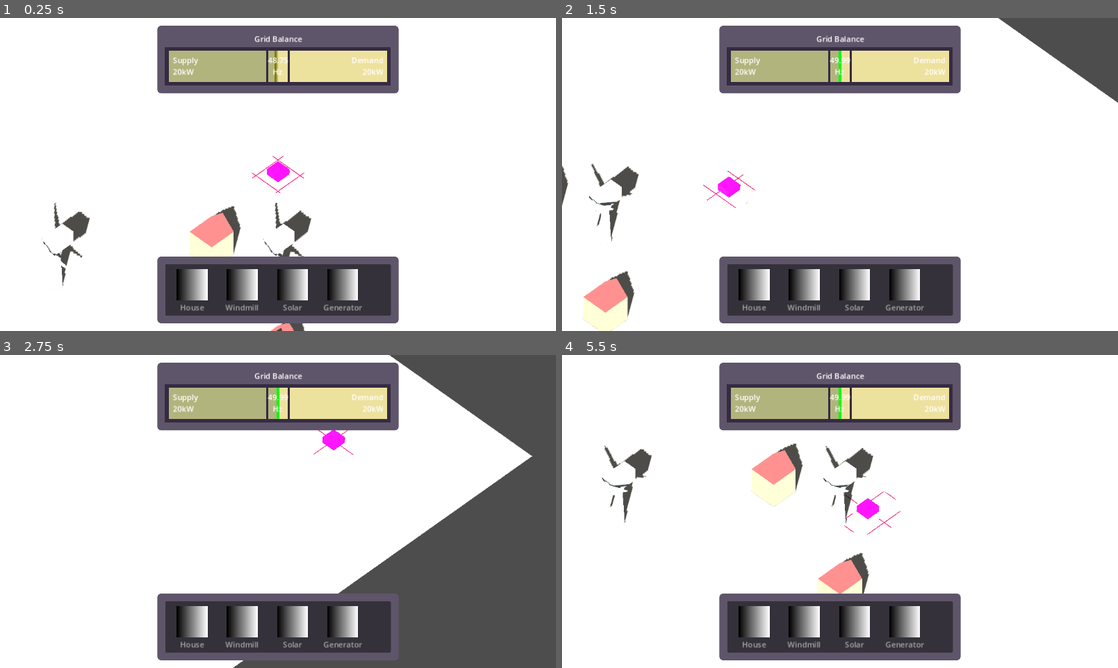
Above: before the commit, frames 1-4 (two rows, left to right).
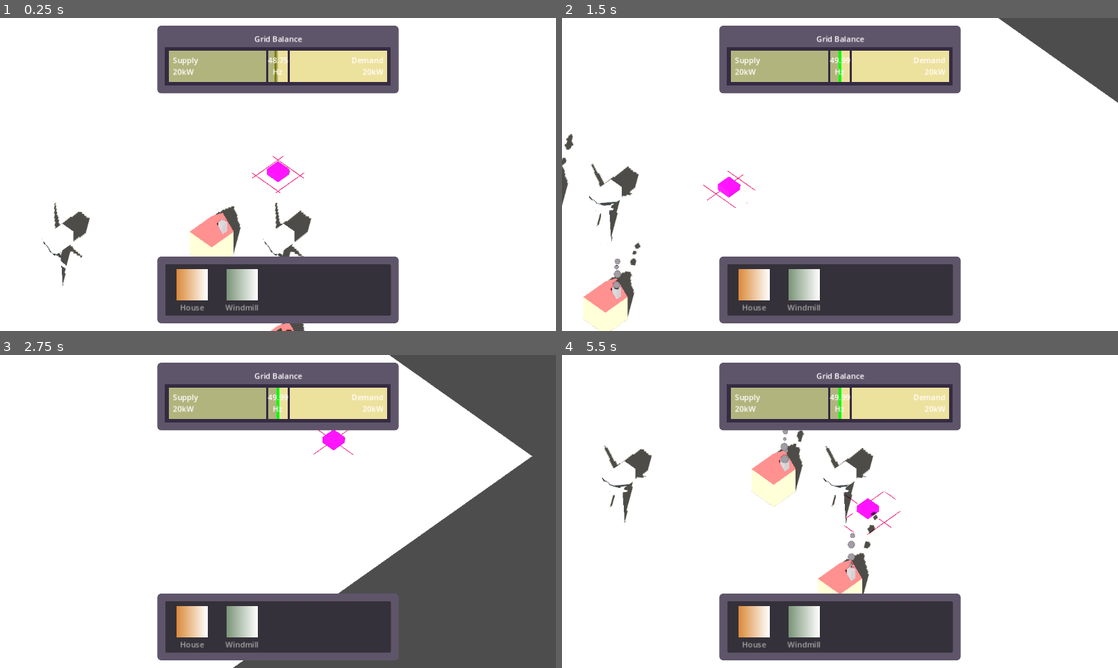
Above: after the commit, the same moments.

Repository: Vandebron/vandebron_game
Game: Godot game, scene res://world/main.tscn
Two runs of this game, one before a commit and one after it. Both use one fixed random seed, a clock stepped at 60 frames per second and the inputs below.
Inputs (mouse positions are in pixels of both pictures, inside the frame that each line leads up to):
- Up to frame 1 (0.25 s): no input
- Up to frame 2 (1.5 s): move the mouse to (962, 158) at 0.52 s; hold D (move_right) 0.53-1.28 s; move the mouse to (728, 190) at 1.27 s; hold S (move_down) from 1.28 s (still down)
- Up to frame 3 (2.75 s): move the mouse to (333, 442) at 2.02 s; release S (move_down) at 2.03 s; hold D (move_right) from 2.03 s (still down)
- Up to frame 4 (5.5 s): move the mouse to (812, 574) at 2.77 s; release D (move_right) at 2.78 s; hold W (move_up) 2.78-3.53 s; move the mouse to (1006, 558) at 3.52 s; hold A (move_left) 3.53-5.03 s; move the mouse to (673, 464) at 4.27 s; move the mouse to (867, 511) at 5.02 s; hold S (move_down) from 5.03 s (still down)

The runs differ from the first frame. In frame 1, 2.1% of the frame differs, in the area x 31-66%, y 62-100%; in frame 2, 2.3%; in frame 3, 2.0%; in frame 4, 2.4%, in the area x 31-66%, y 24-94%.

Commit message:
Add scaffolding for building things

Diff:
--- /dev/null
+++ b/library/building/building_def.gd
@@ -0,0 +1,8 @@
+extends Resource
+class_name BuildingDef
+
+@export var cost: int
+@export var alias: String
+@export var display_name: String
+@export var image: Texture2D
+@export var model: PackedScene
--- a/library/egrid/egrid.gd
+++ b/library/egrid/egrid.gd
@@ -43,7 +43,7 @@
 
 func get_producers() -> Array[EAsset]:
 	# TODO: Refactor after this is fixed: https://github.com/godotengine/godot/issues/72566
-	var result: Array[EAsset]
+	var result: Array[EAsset] = []
 	result.assign(producer_container.get_children()
 		.map(func(node: Node) -> EAsset: return node as EAsset))
 	return result
@@ -51,7 +51,7 @@
 
 func get_consumers() -> Array[Consumer]:
 	# TODO: Refactor after this is fixed: https://github.com/godotengine/godot/issues/72566
-	var result: Array[Consumer]
+	var result: Array[Consumer] = []
 	result.assign(consumer_container.get_children()
 		.map(func(node: Node) -> Consumer: return node as Consumer))
 	return result
--- /dev/null
+++ b/library/events.gd
@@ -0,0 +1,3 @@
+extends Node
+
+signal build_initiated(building: BuildingDef)
--- /dev/null
+++ b/library/ui/build_menu.gd
@@ -0,0 +1,19 @@
+extends ItemList
+
+@export var buildings: Array[BuildingDef] = []:
+	set(value):
+		buildings = value
+
+		clear()
+		for building in buildings:
+			var index: int = add_item(building.display_name, building.image)
+			set_item_metadata(index, building)
+
+
+func _ready() -> void:
+	item_clicked.connect(self._on_item_clicked)
+
+
+func _on_item_clicked(index: int, _pos: Vector2, _mouse_btn: int) -> void:
+	var building: BuildingDef = get_item_metadata(index)
+	Events.build_initiated.emit(building)
--- /dev/null
+++ b/object/builder/builder.gd
@@ -0,0 +1,22 @@
+extends Node3D
+class_name Builder
+
+@export var building: BuildingDef:
+	set(value):
+		building = value
+		placement_model = building.model.instantiate()
+		add_child(placement_model)
+
+var placement_model: Node3D
+
+var _physics_space_state: PhysicsDirectSpaceState3D
+
+
+func _ready() -> void:
+	_physics_space_state = get_world_3d().direct_space_state
+
+
+func _physics_process(_delta: float) -> void:
+	var mouse_pos: Vector3 = InputUtil.get_mouse_world_position(_physics_space_state)
+	mouse_pos = snapped(mouse_pos, Vector3(1.0, 1.0, 1.0))
+	placement_model.global_position = mouse_pos
--- /dev/null
+++ b/object/builder/builder.tscn
@@ -0,0 +1,6 @@
+[gd_scene load_steps=2 format=3 uid="uid://gntuanmwrbxf"]
+
+[ext_resource type="Script" path="res://object/builder/builder.gd" id="1_lh082"]
+
+[node name="Builder" type="Node3D"]
+script = ExtResource("1_lh082")
--- a/object/consumer/consumer.tscn
+++ b/object/consumer/consumer.tscn
@@ -1,33 +1,9 @@
-[gd_scene load_steps=6 format=3 uid="uid://vjdf3kwb88ov"]
+[gd_scene load_steps=3 format=3 uid="uid://vjdf3kwb88ov"]
 
 [ext_resource type="Script" path="res://object/consumer/consumer.gd" id="1_fkbgk"]
-
-[sub_resource type="BoxMesh" id="BoxMesh_psdtc"]
-
-[sub_resource type="StandardMaterial3D" id="StandardMaterial3D_6yiwg"]
-diffuse_mode = 3
-specular_mode = 1
-albedo_color = Color(1, 0.854902, 0.690196, 1)
-roughness = 0.0
-
-[sub_resource type="PrismMesh" id="PrismMesh_sb8vf"]
-size = Vector3(1, 0.5, 1)
-
-[sub_resource type="StandardMaterial3D" id="StandardMaterial3D_3nfc7"]
-diffuse_mode = 3
-specular_mode = 1
-albedo_color = Color(1, 0.470588, 0.470588, 1)
-roughness = 0.0
+[ext_resource type="PackedScene" uid="uid://5yby1xliao2j" path="res://object/consumer/house_model.tscn" id="2_em8mf"]
 
 [node name="Consumer" type="Node3D"]
 script = ExtResource("1_fkbgk")
 
-[node name="MeshInstance3D" type="MeshInstance3D" parent="."]
-transform = Transform3D(1, 0, 0, 0, 1, 0, 0, 0, 1, 2.08165e-12, 0.5, 2.08165e-12)
-mesh = SubResource("BoxMesh_psdtc")
-surface_material_override/0 = SubResource("StandardMaterial3D_6yiwg")
-
-[node name="MeshInstance3D" type="MeshInstance3D" parent="MeshInstance3D"]
-transform = Transform3D(1, 0, 0, 0, 1, 0, 0, 0, 1, 2.08165e-12, 0.75, 2.08165e-12)
-mesh = SubResource("PrismMesh_sb8vf")
-surface_material_override/0 = SubResource("StandardMaterial3D_3nfc7")
+[node name="House" parent="." instance=ExtResource("2_em8mf")]
--- /dev/null
+++ b/object/consumer/consumer_building_def.tres
@@ -0,0 +1,19 @@
+[gd_resource type="Resource" script_class="BuildingDef" load_steps=5 format=3 uid="uid://diejrlo4iciyb"]
+
+[ext_resource type="Script" path="res://library/building/building_def.gd" id="1_6vwfd"]
+[ext_resource type="PackedScene" uid="uid://5yby1xliao2j" path="res://object/consumer/house_model.tscn" id="1_mjwmw"]
+
+[sub_resource type="Gradient" id="Gradient_2gdk5"]
+offsets = PackedFloat32Array(0.00649351, 1)
+colors = PackedColorArray(0.859655, 0.548506, 0.235533, 1, 1, 1, 1, 1)
+
+[sub_resource type="GradientTexture2D" id="GradientTexture2D_1l38a"]
+gradient = SubResource("Gradient_2gdk5")
+
+[resource]
+script = ExtResource("1_6vwfd")
+cost = 2
+alias = "house"
+display_name = "House"
+image = SubResource("GradientTexture2D_1l38a")
+model = ExtResource("1_mjwmw")
--- /dev/null
+++ b/object/consumer/house_model.tscn
@@ -0,0 +1,80 @@
+[gd_scene load_steps=13 format=3 uid="uid://5yby1xliao2j"]
+
+[ext_resource type="Script" path="res://library/model/model.gd" id="1_jtxf5"]
+
+[sub_resource type="BoxMesh" id="BoxMesh_psdtc"]
+
+[sub_resource type="StandardMaterial3D" id="StandardMaterial3D_6yiwg"]
+diffuse_mode = 3
+specular_mode = 1
+albedo_color = Color(1, 0.854902, 0.690196, 1)
+roughness = 0.0
+
+[sub_resource type="PrismMesh" id="PrismMesh_sb8vf"]
+size = Vector3(1, 0.5, 1)
+
+[sub_resource type="StandardMaterial3D" id="StandardMaterial3D_3nfc7"]
+diffuse_mode = 3
+specular_mode = 1
+albedo_color = Color(1, 0.470588, 0.470588, 1)
+roughness = 0.0
+
+[sub_resource type="BoxMesh" id="BoxMesh_5ebfq"]
+size = Vector3(0.2, 1, 0.2)
+
+[sub_resource type="StandardMaterial3D" id="StandardMaterial3D_ojcif"]
+diffuse_mode = 3
+specular_mode = 1
+albedo_color = Color(0.721569, 0.709804, 0.72549, 1)
+
+[sub_resource type="Curve" id="Curve_0yacr"]
+_data = [Vector2(0, 0), 0.0, 0.0, 0, 0, Vector2(0.5, 1), 0.0, 0.0, 0, 0, Vector2(1, 0), 0.0, 0.0, 0, 0]
+point_count = 3
+
+[sub_resource type="CurveTexture" id="CurveTexture_3fvf2"]
+curve = SubResource("Curve_0yacr")
+
+[sub_resource type="ParticleProcessMaterial" id="ParticleProcessMaterial_n0xyu"]
+spread = 90.0
+initial_velocity_min = 0.2
+initial_velocity_max = 0.8
+gravity = Vector3(2.08165e-12, 9, 2.08165e-12)
+damping_min = 8.0
+damping_max = 9.0
+scale_min = 0.2
+scale_max = 0.3
+scale_curve = SubResource("CurveTexture_3fvf2")
+
+[sub_resource type="StandardMaterial3D" id="StandardMaterial3D_kfoa7"]
+diffuse_mode = 3
+specular_mode = 1
+albedo_color = Color(0.52549, 0.505882, 0.533333, 1)
+
+[sub_resource type="SphereMesh" id="SphereMesh_rhgfd"]
+material = SubResource("StandardMaterial3D_kfoa7")
+radial_segments = 8
+rings = 4
+
+[node name="HouseModel" type="Node3D"]
+script = ExtResource("1_jtxf5")
+
+[node name="House" type="MeshInstance3D" parent="."]
+transform = Transform3D(1, 0, 0, 0, 1, 0, 0, 0, 1, 2.08165e-12, 0.5, 2.08165e-12)
+mesh = SubResource("BoxMesh_psdtc")
+surface_material_override/0 = SubResource("StandardMaterial3D_6yiwg")
+
+[node name="Roof" type="MeshInstance3D" parent="House"]
+transform = Transform3D(1, 0, 0, 0, 1, 0, 0, 0, 1, 2.08165e-12, 0.75, 2.08165e-12)
+mesh = SubResource("PrismMesh_sb8vf")
+surface_material_override/0 = SubResource("StandardMaterial3D_3nfc7")
+
+[node name="Chimney" type="MeshInstance3D" parent="House"]
+transform = Transform3D(1, 0, 0, 0, 1, 0, 0, 0, 1, 0.3, 0.5, -0.2)
+mesh = SubResource("BoxMesh_5ebfq")
+surface_material_override/0 = SubResource("StandardMaterial3D_ojcif")
+
+[node name="SmokeParticles" type="GPUParticles3D" parent="House/Chimney"]
+transform = Transform3D(1, 0, 0, 0, 1, 0, 0, 0, 1, 2.08165e-12, 0.5, 2.08165e-12)
+lifetime = 2.0
+process_material = SubResource("ParticleProcessMaterial_n0xyu")
+draw_pass_1 = SubResource("SphereMesh_rhgfd")
--- a/object/easset/easset.gd
+++ b/object/easset/easset.gd
@@ -14,5 +14,5 @@
 	model.get_animation_player().play("spin")
 
 
-func _physics_process(delta: float) -> void:
+func _physics_process(_delta: float) -> void:
 	current_power = nominal_power
--- /dev/null
+++ b/object/windmill/windmill_building_def.tres
@@ -0,0 +1,18 @@
+[gd_resource type="Resource" script_class="BuildingDef" load_steps=5 format=3 uid="uid://b0r1cr25214g"]
+
+[ext_resource type="PackedScene" uid="uid://bxgfnp120gfmk" path="res://object/windmill/windmill_model.tscn" id="1_2sd7r"]
+[ext_resource type="Script" path="res://library/building/building_def.gd" id="1_747nt"]
+
+[sub_resource type="Gradient" id="Gradient_xdggp"]
+colors = PackedColorArray(0.489317, 0.587299, 0.480487, 1, 1, 1, 1, 1)
+
+[sub_resource type="GradientTexture2D" id="GradientTexture2D_hih47"]
+gradient = SubResource("Gradient_xdggp")
+
+[resource]
+script = ExtResource("1_747nt")
+cost = 10
+alias = "windmill"
+display_name = "Windmill"
+image = SubResource("GradientTexture2D_hih47")
+model = ExtResource("1_2sd7r")
--- a/object/windmill/windmill_model.tscn
+++ b/object/windmill/windmill_model.tscn
@@ -20,6 +20,21 @@
 [sub_resource type="PrismMesh" id="PrismMesh_ikeg0"]
 size = Vector3(0.2, 1, 0.1)
 
+[sub_resource type="Animation" id="Animation_lmytx"]
+length = 0.001
+tracks/0/type = "value"
+tracks/0/imported = false
+tracks/0/enabled = true
+tracks/0/path = NodePath("ControlRoom/Blades:rotation")
+tracks/0/interp = 1
+tracks/0/loop_wrap = true
+tracks/0/keys = {
+"times": PackedFloat32Array(0),
+"transitions": PackedFloat32Array(1),
+"update": 0,
+"values": [Vector3(0, 0, 0)]
+}
+
 [sub_resource type="Animation" id="Animation_n6f24"]
 resource_name = "spin"
 length = 3.0
@@ -37,62 +52,50 @@
 "values": [Vector3(3.48787e-16, 3.48787e-16, 3.48787e-16), Vector3(3.48787e-16, 3.48787e-16, 6.28319)]
 }
 
-[sub_resource type="Animation" id="Animation_lmytx"]
-length = 0.001
-tracks/0/type = "value"
-tracks/0/imported = false
-tracks/0/enabled = true
-tracks/0/path = NodePath("ControlRoom/Blades:rotation")
-tracks/0/interp = 1
-tracks/0/loop_wrap = true
-tracks/0/keys = {
-"times": PackedFloat32Array(0),
-"transitions": PackedFloat32Array(1),
-"update": 0,
-"values": [Vector3(0, 0, 0)]
-}
-
 [sub_resource type="AnimationLibrary" id="AnimationLibrary_xlcd3"]
 _data = {
 "RESET": SubResource("Animation_lmytx"),
 "spin": SubResource("Animation_n6f24")
 }
 
-[node name="Windmill" type="MeshInstance3D"]
+[node name="WindmillModel" type="Node3D"]
+script = ExtResource("1_lpmrv")
+
+[node name="Windmill" type="MeshInstance3D" parent="."]
 transform = Transform3D(1, 0, 0, 0, 1, 0, 0, 0, 1, 2.08165e-12, 1, 2.08165e-12)
 mesh = SubResource("CylinderMesh_1sxy1")
 surface_material_override/0 = ExtResource("1_toorh")
-script = ExtResource("1_lpmrv")
 
-[node name="ControlRoom" type="MeshInstance3D" parent="."]
+[node name="ControlRoom" type="MeshInstance3D" parent="Windmill"]
 transform = Transform3D(1, 0, 0, 0, 1, 0, 0, 0, 1, 2.08165e-12, 1, 2.08165e-12)
 mesh = SubResource("BoxMesh_vhqev")
 surface_material_override/0 = ExtResource("1_toorh")
 
-[node name="Blades" type="Node3D" parent="ControlRoom"]
+[node name="Blades" type="Node3D" parent="Windmill/ControlRoom"]
 transform = Transform3D(1, 0, 0, 0, 1, 0, 0, 0, 1, 2.08165e-12, 0, 0.6)
 
-[node name="Knob" type="MeshInstance3D" parent="ControlRoom/Blades"]
+[node name="Knob" type="MeshInstance3D" parent="Windmill/ControlRoom/Blades"]
 transform = Transform3D(1, -1.21652e-31, 0, -1.21652e-31, 1, 0, 0, 0, 1, 0, 0, 0)
 mesh = SubResource("SphereMesh_md14m")
 surface_material_override/0 = ExtResource("1_toorh")
 
-[node name="Blade1" type="MeshInstance3D" parent="ControlRoom/Blades"]
+[node name="Blade1" type="MeshInstance3D" parent="Windmill/ControlRoom/Blades"]
 transform = Transform3D(1, 0, 0, 0, 1, 0, 0, 0, 1, 2.08165e-12, 0.6, 2.08165e-12)
 mesh = SubResource("PrismMesh_ikeg0")
 surface_material_override/0 = ExtResource("1_toorh")
 
-[node name="Blade2" type="MeshInstance3D" parent="ControlRoom/Blades"]
+[node name="Blade2" type="MeshInstance3D" parent="Windmill/ControlRoom/Blades"]
 transform = Transform3D(-0.5, -0.866025, 3.48787e-16, 0.866025, -0.5, -3.48787e-16, 4.76452e-16, 1.27665e-16, 1, -0.5, -0.3, 2.08165e-12)
 mesh = SubResource("PrismMesh_ikeg0")
 surface_material_override/0 = ExtResource("1_toorh")
 
-[node name="Blade3" type="MeshInstance3D" parent="ControlRoom/Blades"]
+[node name="Blade3" type="MeshInstance3D" parent="Windmill/ControlRoom/Blades"]
 transform = Transform3D(-0.5, 0.866025, 3.48787e-16, -0.866025, -0.5, -3.48787e-16, -1.27665e-16, -4.76452e-16, 1, 0.5, -0.3, 2.08165e-12)
 mesh = SubResource("PrismMesh_ikeg0")
 surface_material_override/0 = ExtResource("1_toorh")
 
 [node name="AnimationPlayer" type="AnimationPlayer" parent="."]
+root_node = NodePath("../Windmill")
 libraries = {
 "": SubResource("AnimationLibrary_xlcd3")
 }
--- a/project.godot
+++ b/project.godot
@@ -19,6 +19,7 @@
 
 Utils="*res://library/utils.gd"
 InputUtil="*res://library/input/input_util.gd"
+Events="*res://library/events.gd"
 
 [display]
 
--- a/world/main.gd
+++ b/world/main.gd
@@ -1,14 +1,25 @@
 extends Node3D
-
 
 const native_resolution := Vector2i(320, 180)
 
+var builder: Builder
+
 
 func _ready() -> void:
+	Events.build_initiated.connect(self._on_build_initiated)
+
 	# TODO: We could turn this on to get a heavily pixelated aesthetic
 	#_resize_subviewport()
 	#get_tree().root.size_changed.connect(self._resize_subviewport)
-	pass
+
+
+func _on_build_initiated(building: BuildingDef) -> void:
+	if builder:
+		builder.queue_free()
+
+	builder = preload("res://object/builder/builder.tscn").instantiate()
+	builder.building = building
+	%World.add_child(builder)
 
 
 func _resize_subviewport() -> void:
--- a/world/main.tscn
+++ b/world/main.tscn
@@ -9,6 +9,9 @@
 [ext_resource type="PackedScene" uid="uid://kplamygjx6ob" path="res://object/easset/easset.tscn" id="6_jw3nt"]
 [ext_resource type="PackedScene" uid="uid://vjdf3kwb88ov" path="res://object/consumer/consumer.tscn" id="6_q1483"]
 [ext_resource type="PackedScene" uid="uid://bcm7rp6xri4cr" path="res://library/egrid/grid_balance_gauge.tscn" id="9_doxxx"]
+[ext_resource type="Script" path="res://library/ui/build_menu.gd" id="10_ka3ov"]
+[ext_resource type="Resource" uid="uid://diejrlo4iciyb" path="res://object/consumer/consumer_building_def.tres" id="11_l2stq"]
+[ext_resource type="Resource" uid="uid://b0r1cr25214g" path="res://object/windmill/windmill_building_def.tres" id="12_3u0jo"]
 
 [sub_resource type="Environment" id="Environment_khv8l"]
 ssao_enabled = true
@@ -99,7 +102,9 @@
 
 [node name="SubViewport" type="SubViewport" parent="SubViewportContainer"]
 unique_name_in_owner = true
+handle_input_locally = false
 size = Vector2i(1152, 648)
+render_target_update_mode = 4
 
 [node name="CameraAnchor" type="Node3D" parent="SubViewportContainer/SubViewport"]
 script = ExtResource("4_vkf2q")
@@ -122,6 +127,7 @@
 shape = SubResource("BoxShape3D_fj1y3")
 
 [node name="World" type="Node3D" parent="SubViewportContainer/SubViewport"]
+unique_name_in_owner = true
 
 [node name="Terrain" type="MeshInstance3D" parent="SubViewportContainer/SubViewport/World"]
 mesh = SubResource("PlaneMesh_d1wqf")
@@ -278,3 +284,5 @@
 item_2/icon = SubResource("GradientTexture2D_i817q")
 item_3/text = "Generator"
 item_3/icon = SubResource("GradientTexture2D_ft275")
+script = ExtResource("10_ka3ov")
+buildings = Array[Resource("res://library/building/building_def.gd")]([ExtResource("11_l2stq"), ExtResource("12_3u0jo")])
Not shown: 1 places in world/main.tscn that only renumber resources
